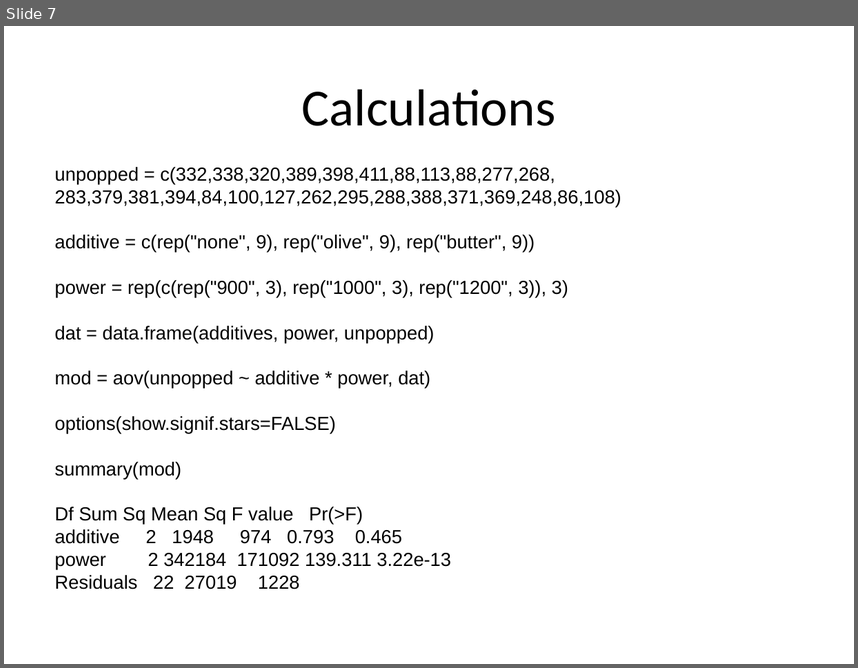
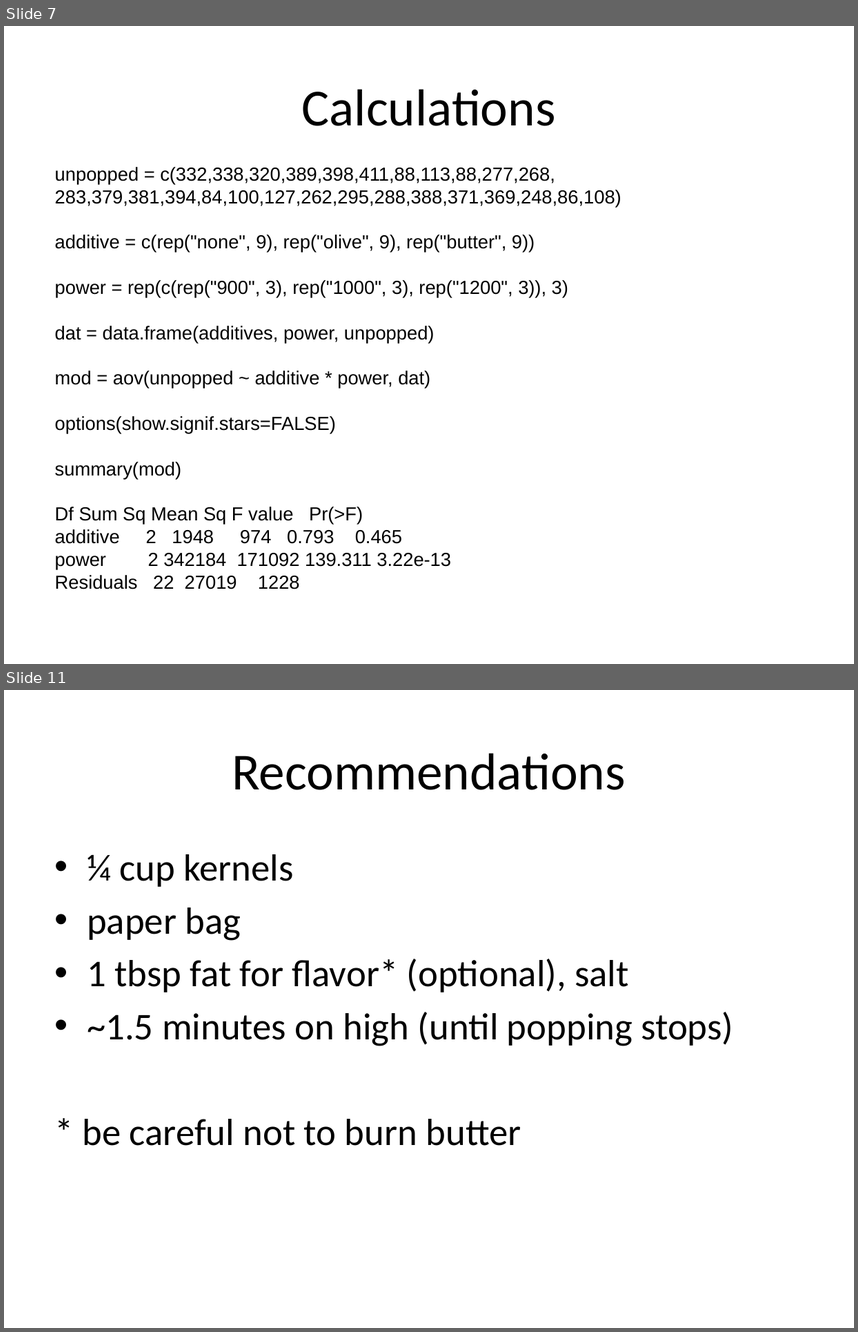
Before and after one commit to RabbitA/stat571, a slide deck: project/thornton-clark-popcorn.pptx. Shown one above the other, each under a label of ours: slide 7 before the commit, slides 7 and 11 after it; the slides between them are not shown. The pictures are 858x668 and 858x1332 pixels, drawn with LibreOffice and Linux fonts; fonts in the diff are those of the drawing. Boxes give left, top, right and bottom in pixels: in the first picture for what was removed or moved away, otherwise in the second. Text is boxed around its words. In the diff, an @@ line names an element or a change of style, - is before the commit and + after.

```diff
--- a/project/thornton-clark-popcorn.pptx
+++ b/project/thornton-clark-popcorn.pptx
@@ slide 11 added at [4, 690, 854, 1328], background #FFFFFF @@
@@ title added at [232, 753, 625, 790], 44 pt, text #000000 @@
+Recommendations
@@ text added at [83, 854, 733, 1145], 32 pt, text #000000 @@
+• ¼ cup kernels
+• paper bag
+• 1 tbsp fat for flavor* (optional), salt
+• ~1.5 minutes on high (until popping stops)
+* be careful not to burn butter
```
Also in this commit, not shown: 5 slides changed, 2 other slides added, 1 slide removed, 7 other files.
